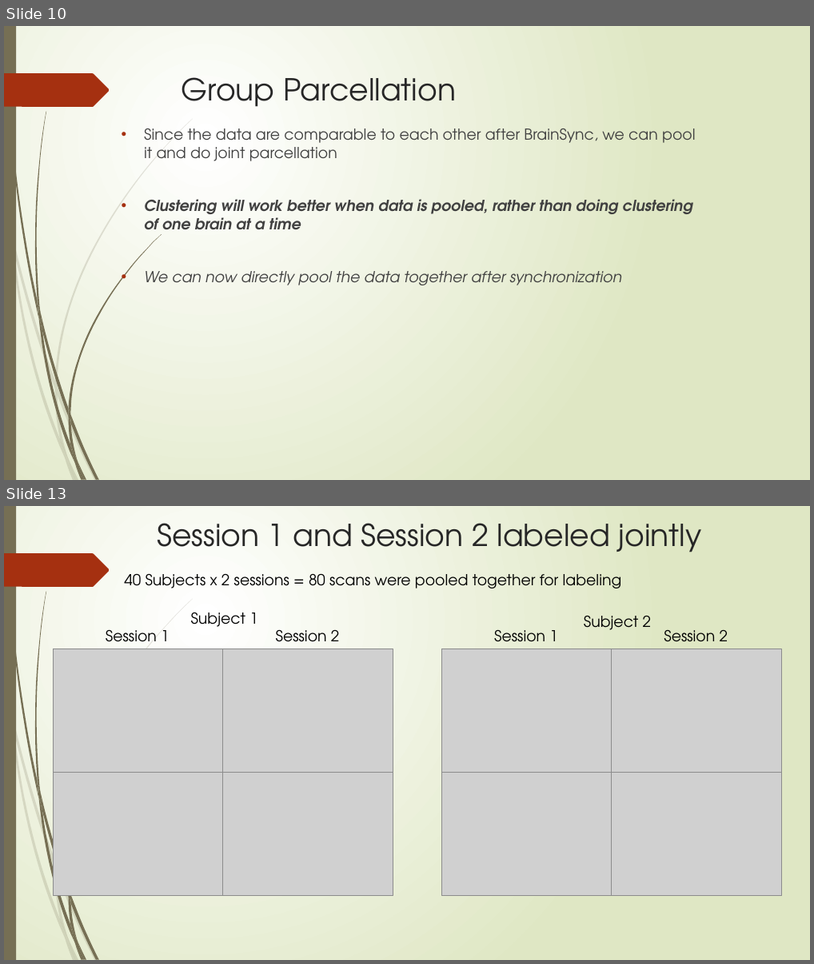
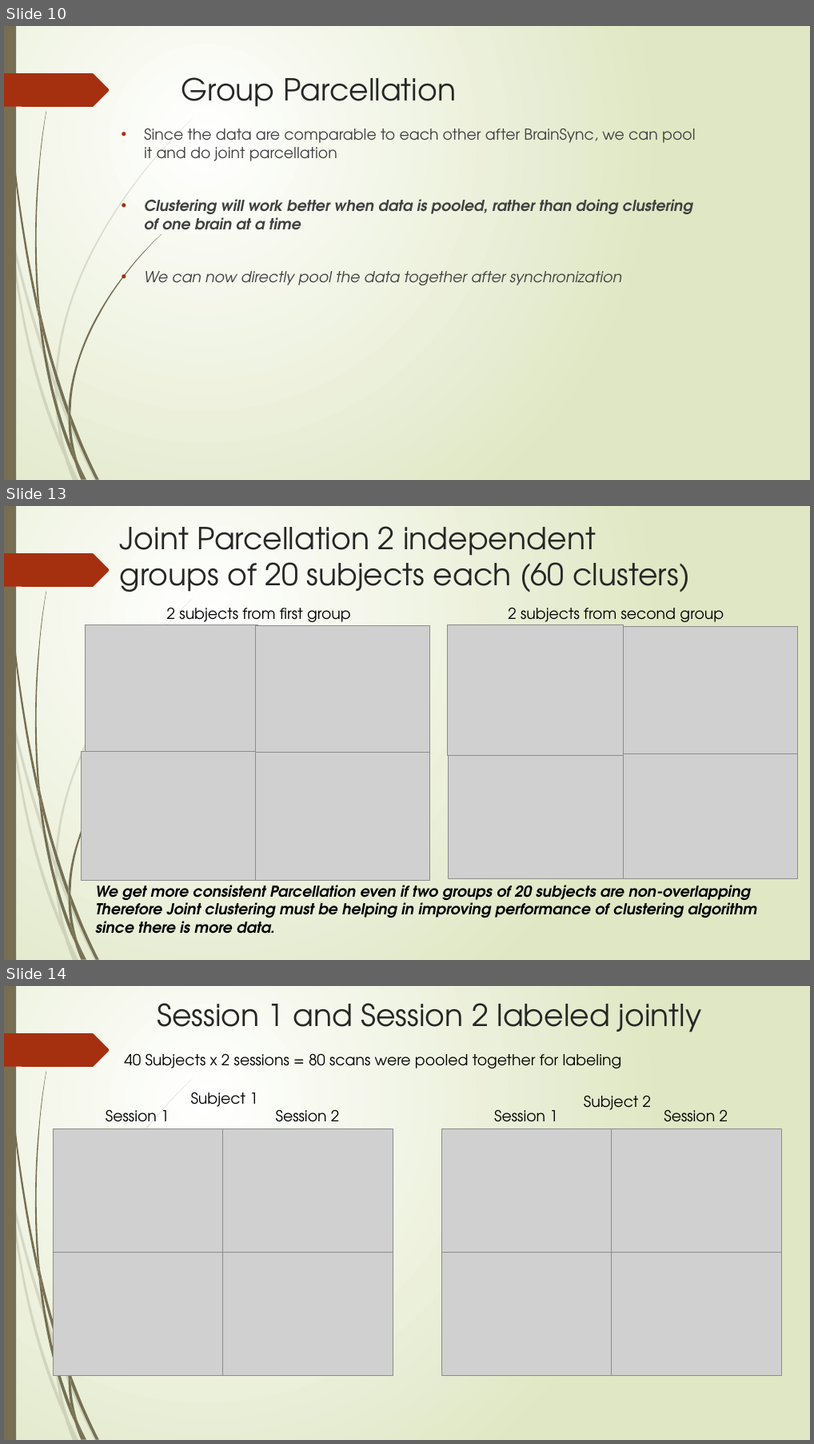
Before and after one commit to ajoshiusc/cortical_parcellation, a slide deck: docs/brain_sync.pptx. Shown one above the other, each under a label of ours: slides 10 and 13 before the commit, slides 10, 13 and 14 after it; the slides between them are not shown. The pictures are 814x964 and 814x1444 pixels, drawn with LibreOffice and Linux fonts; fonts in the diff are those of the drawing; grey boxes stand for pictures. Boxes give left, top, right and bottom in pixels: in the first picture for what was removed or moved away, otherwise in the second. Text is boxed around its words. In the diff, an @@ line names an element or a change of style, - is before the commit and + after.

```diff
--- a/docs/brain_sync.pptx
+++ b/docs/brain_sync.pptx
@@ slide 13 added at [4,506,810,960], background gradient #FFFFFF to #DFE8C4; not listed: 24 template elements that a slide beside it also shows @@
@@ title added at [120,526,690,592], 36 pt, text #262626 @@
+Joint Parcellation 2 independent groups of 20 subjects each (60 clusters)
@@ picture added at [86,624,258,752] @@
@@ text added at [167,608,351,625], 18 pt, text #000000 @@
+2 subjects from first group
@@ picture added at [256,625,430,756] @@
@@ picture added at [447,624,623,756] @@
@@ text added at [508,608,724,625], 18 pt, text #000000 @@
+2 subjects from second group
@@ picture added at [623,626,798,753] @@
@@ picture added at [82,751,258,880] @@
@@ picture added at [256,752,430,880] @@
@@ picture added at [449,748,624,878] @@
@@ picture added at [623,751,798,878] @@
@@ text added at [95,880,758,933], 18 pt, text #000000, bold, italic @@
+We get more consistent Parcellation even if two groups of 20 subjects are non-overlapping
+Therefore Joint clustering must be helping in improving performance of clustering algorithm
+since there is more data.
@@ what was slide 13 is now slide 14 @@
```
Also in this commit, not shown: 7 slides changed, 3 other slides added, 1 other file.
